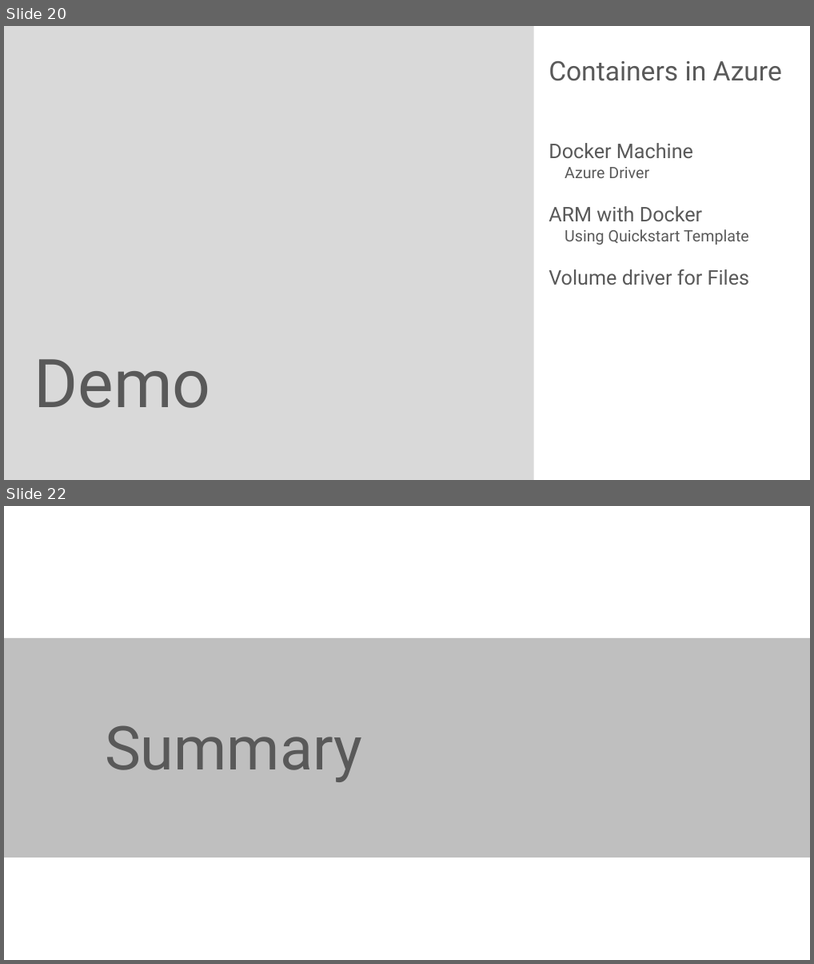
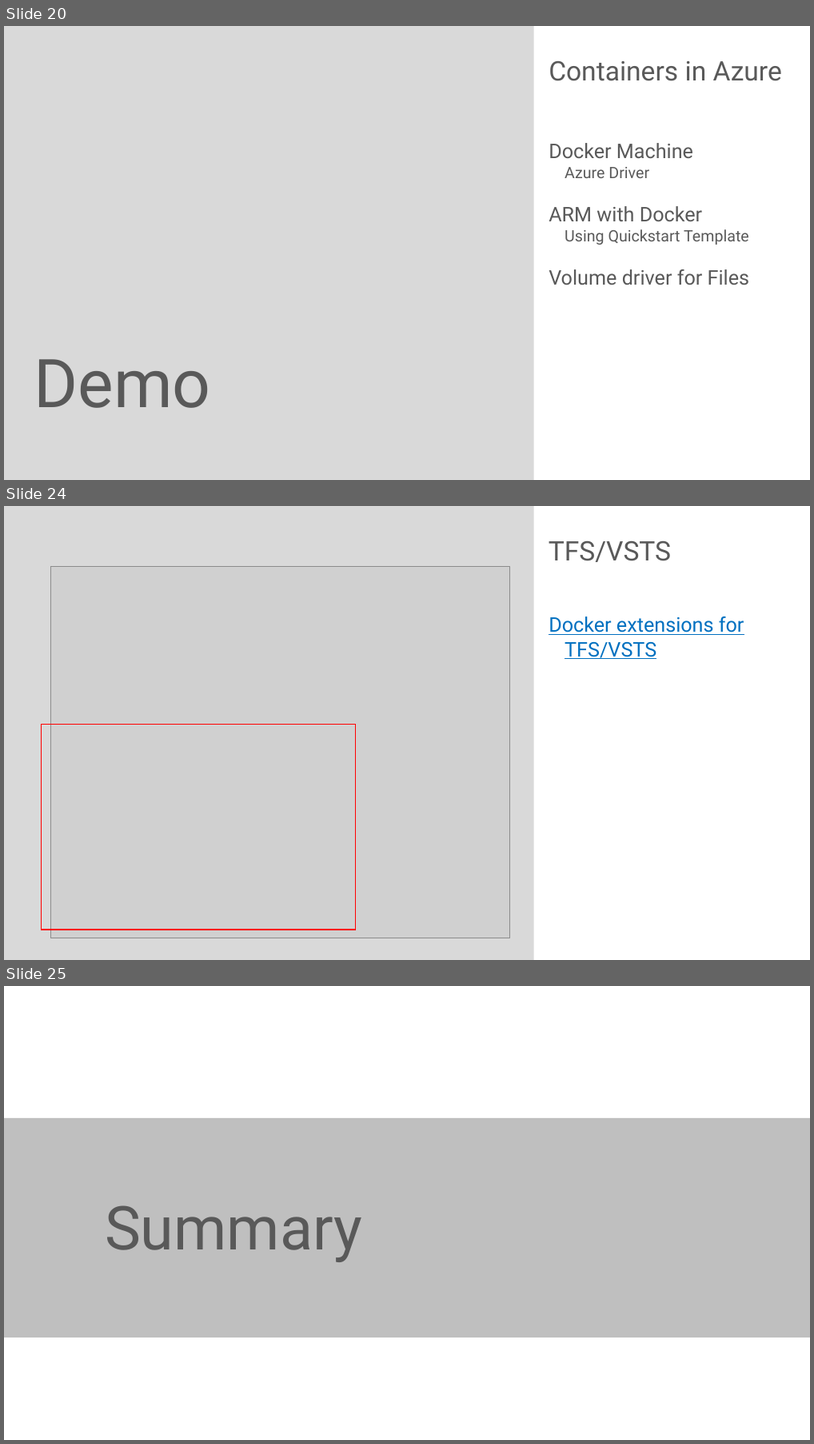
Before and after one commit to rstropek/DockerVS2015Intro, a slide deck: slides/Containers-Microsoft-Universe.pptx. Shown one above the other, each under a label of ours: slides 20 and 22 before the commit, slides 20, 24 and 25 after it; the slides between them are not shown. The pictures are 814x964 and 814x1444 pixels, drawn with LibreOffice and Linux fonts; fonts in the diff are those of the drawing; grey boxes stand for pictures. Boxes give left, top, right and bottom in pixels: in the first picture for what was removed or moved away, otherwise in the second. Text is boxed around its words. In the diff, an @@ line names an element or a change of style, - is before the commit and + after.

```diff
--- a/slides/Containers-Microsoft-Universe.pptx
+++ b/slides/Containers-Microsoft-Universe.pptx
@@ slide 24 added at box(4, 506, 810, 960), background #FFFFFF; not listed: 1 template element that a slide beside it also shows @@
@@ title added at box(549, 541, 671, 562), 24 pt, text #595959 @@
+TFS/VSTS
@@ picture added at box(50, 567, 510, 938) @@
@@ text added at box(549, 616, 745, 659), 18 pt, text #0070C0, underline @@
+Docker extensions for TFS/VSTS
@@ rectangle added at box(41, 724, 355, 929), outline #FF0000 1 pt @@
@@ what was slide 22 is now slide 25 @@
```
Also in this commit, not shown: 6 slides changed, 3 other slides added, 1 slide removed, 6 other files.
